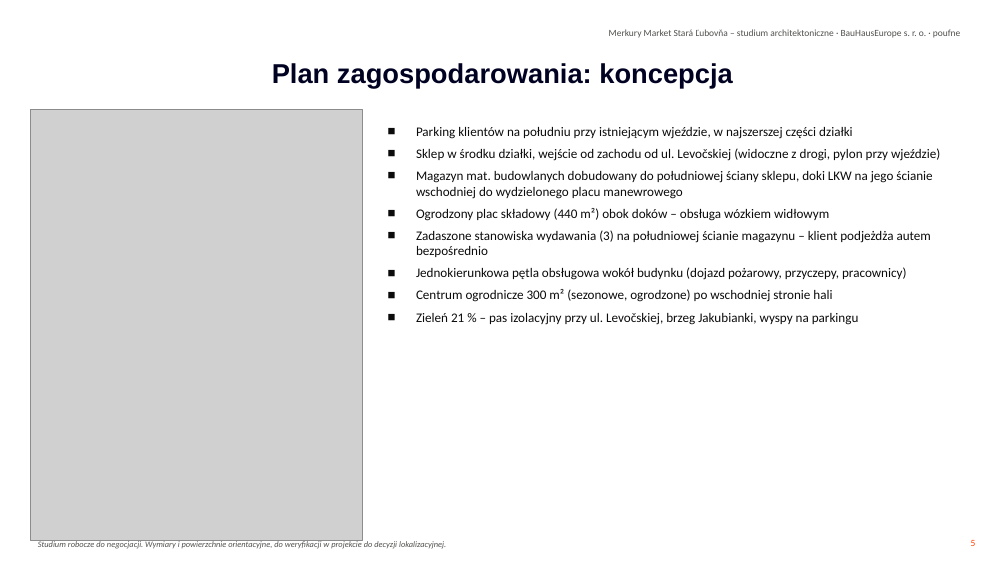
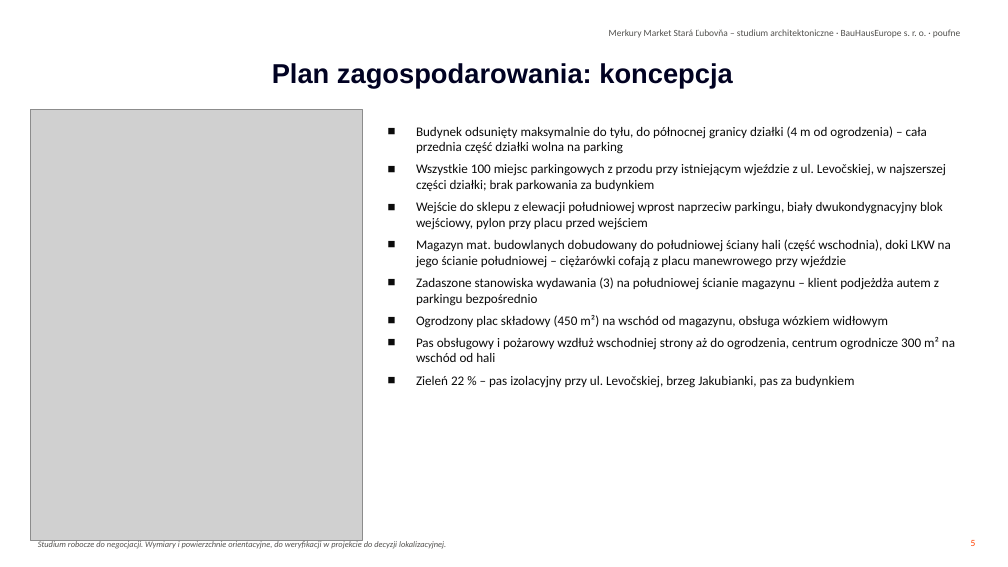
Before and after one commit to Lubo585/Lubo585, a slide deck: slide 5 of business-plan/studia-merkury-market/Studia_sklepu_Merkury_Market_Stara_Lubovna_PL.pptx. Drawn at 1008x567 pixels with LibreOffice and Linux fonts; fonts in the diff are those of the drawing; grey boxes stand for pictures; background and template pictures are left out. Boxes give left, top, right and bottom in pixels: in the first picture for what was removed or moved away, otherwise in the second. Text is boxed around its words. In the diff, an @@ line names an element or a change of style, - is before the commit and + after.

```diff
--- a/business-plan/studia-merkury-market/Studia_sklepu_Merkury_Market_Stara_Lubovna_PL.pptx
+++ b/business-plan/studia-merkury-market/Studia_sklepu_Merkury_Market_Stara_Lubovna_PL.pptx
@@ text at <box>416,126,955,388</box>: text changed @@
-■ Parking klientów na południu przy istniejącym wjeździe, w najszerszej części działki
-■ Sklep w środku działki, wejście od zachodu od ul. Levočskiej (widoczne z drogi, pylon przy wjeździe)
-■ Magazyn mat. budowlanych dobudowany do południowej ściany sklepu, doki LKW na jego ścianie wschodniej do wydzielonego placu manewrowego
-■ Ogrodzony plac składowy (440 m²) obok doków – obsługa wózkiem widłowym
-■ Zadaszone stanowiska wydawania (3) na południowej ścianie magazynu – klient podjeżdża autem bezpośrednio
-■ Jednokierunkowa pętla obsługowa wokół budynku (dojazd pożarowy, przyczepy, pracownicy)
-■ Centrum ogrodnicze 300 m² (sezonowe, ogrodzone) po wschodniej stronie hali
-■ Zieleń 21 % – pas izolacyjny przy ul. Levočskiej, brzeg Jakubianki, wyspy na parkingu
+■ Budynek odsunięty maksymalnie do tyłu, do północnej granicy działki (4 m od ogrodzenia) – cała przednia część działki wolna na parking
+■ Wszystkie 100 miejsc parkingowych z przodu przy istniejącym wjeździe z ul. Levočskiej, w najszerszej części działki; brak parkowania za budynkiem
+■ Wejście do sklepu z elewacji południowej wprost naprzeciw parkingu, biały dwukondygnacyjny blok wejściowy, pylon przy placu przed wejściem
+■ Magazyn mat. budowlanych dobudowany do południowej ściany hali (część wschodnia), doki LKW na jego ścianie południowej – ciężarówki cofają z placu manewrowego przy wjeździe
+■ Zadaszone stanowiska wydawania (3) na południowej ścianie magazynu – klient podjeżdża autem z parkingu bezpośrednio
+■ Ogrodzony plac składowy (450 m²) na wschód od magazynu, obsługa wózkiem widłowym
+■ Pas obsługowy i pożarowy wzdłuż wschodniej strony aż do ogrodzenia, centrum ogrodnicze 300 m² na wschód od hali
+■ Zieleń 22 % – pas izolacyjny przy ul. Levočskiej, brzeg Jakubianki, pas za budynkiem
```
Also in this commit, not shown: 6 other slides changed, 3 other files.
